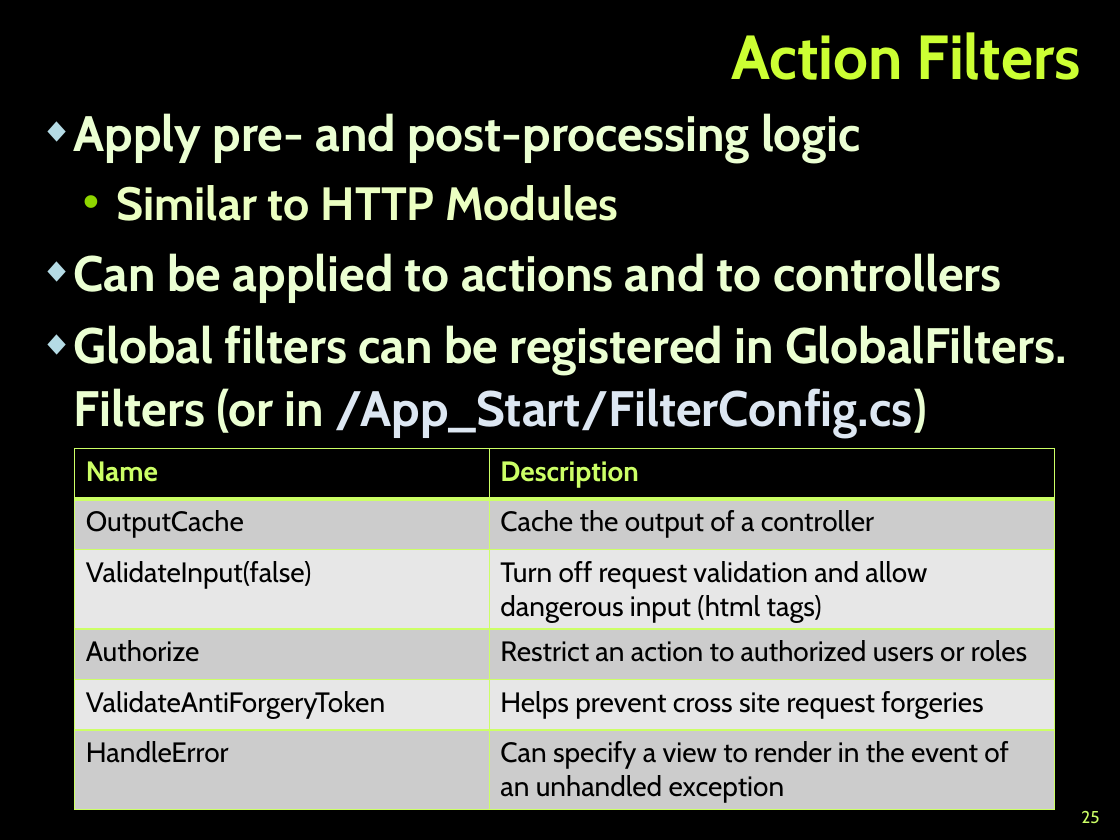
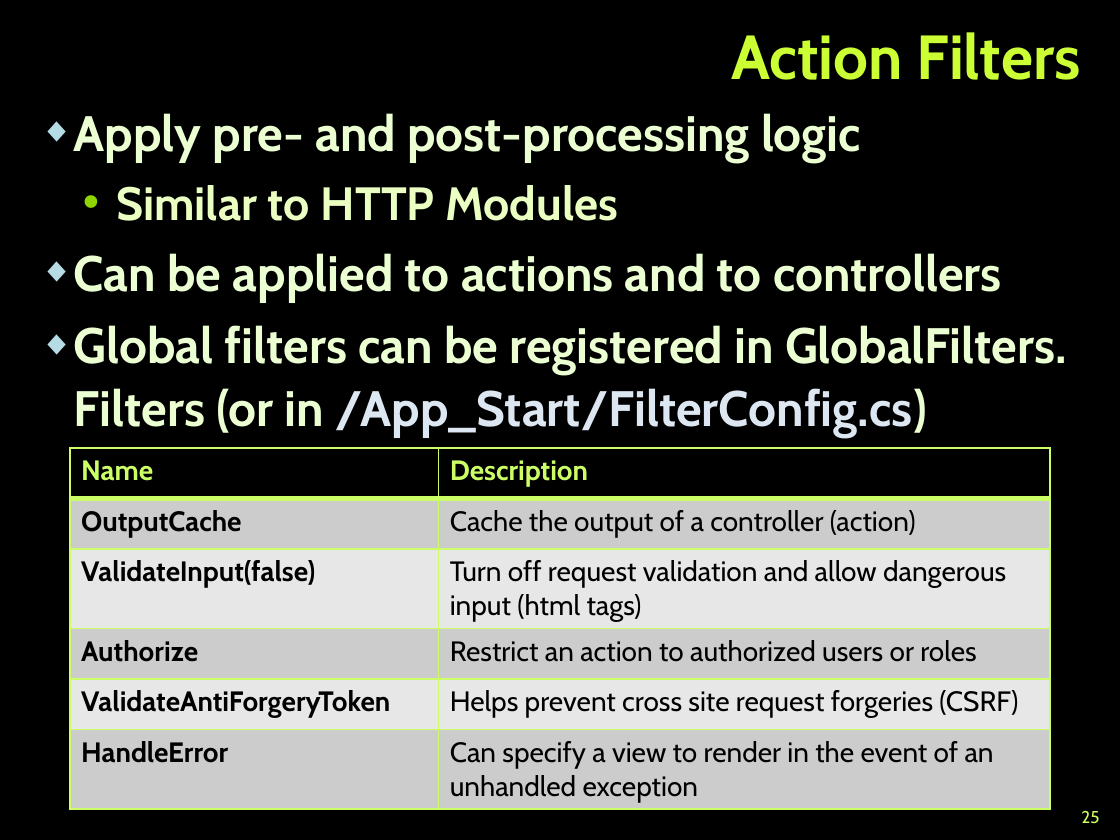
Before and after one commit to TelerikAcademy/ASP.NET-MVC, a slide deck: slide 25 of 02. ASP.NET-MVC-Essentials/ASP.NET MVC Essentials.pptx. Drawn at 1120x840 pixels with LibreOffice and Linux fonts; fonts in the diff are those of the drawing; background and template pictures are left out. Boxes give left, top, right and bottom in pixels: in the first picture for what was removed or moved away, otherwise in the second. Text is boxed around its words. In the diff, an @@ line names an element or a change of style, - is before the commit and + after.

```diff
--- a/02. ASP.NET-MVC-Essentials/ASP.NET MVC Essentials.pptx
+++ b/02. ASP.NET-MVC-Essentials/ASP.NET MVC Essentials.pptx
@@ table at <box>69,448,1049,806</box> @@
-row 2, column 2: Cache the output of a controller
+row 2, column 2: Cache the output of a controller (action)
-row 5, column 2: Helps prevent cross site request forgeries
+row 5, column 2: Helps prevent cross site request forgeries (CSRF)
@@ bold on in "OutputCache", "ValidateInput(false)", "Authorize", "ValidateAntiForgeryToken" and 1 more places @@
@@ table: place and size @@
-table at <box>75,449,1055,808</box>
+table at <box>69,448,1049,806</box>
```
Also in this commit, not shown: 6 other slides changed.
